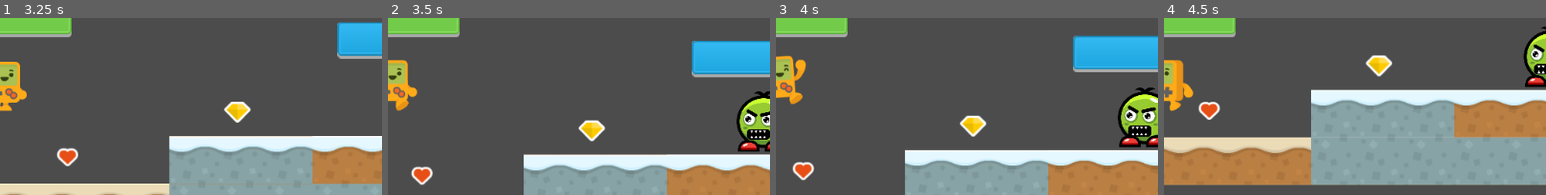
Above: before the commit, frames 1-4 (left to right).
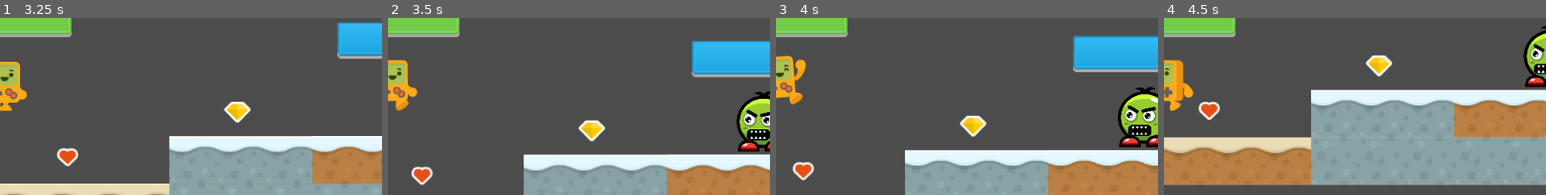
Above: after the commit, the same moments.

Repository: Boyquotes/platformer2d-sandbox
Game: Godot game, scene res://levels/DemoLevel.tscn
The game is run twice, just before and just after one commit, with the same random seed, the same clock (stepped at 60 frames per second) and the same inputs.
Inputs:
- Up to frame 1 (3.25 s): hold Q (block) 0.53-1.28 s; hold D (move_right) 0.53-2.03 s; tap R (attack) at 0.6, 1.55, 2.1, 3.05 s; tap Space (move_jump) at 0.77, 1.52, 3.02 s; tap Enter at 1.25 s; tap Q (block) at 1.35, 2.85 s; hold A (move_left) 2.03-2.78 s; hold Q (block) 2.03-2.78 s; hold D (move_right) from 2.78 s (still down)
- Up to frame 2 (3.5 s): keep holding D (move_right)
- Up to frame 3 (4 s): keep holding D (move_right); hold Q (block) from 3.53 s (still down); tap R (attack) at 3.6 s; tap Space (move_jump) at 3.77 s
- Up to frame 4 (4.5 s): release D (move_right) at 4.28 s; release Q (block) at 4.28 s; hold A (move_left) from 4.28 s (still down); tap Q (block) at 4.35 s
The pictures show only the part of the screen within x 50-100%, y 21-71%; the shares and areas given below are measured in that part.

Frame 1 is identical in both runs. In frame 2, 0.3% of the frame differs, in the area x 91-100%, y 41-73%; in frame 3, 0.4%, in the area x 90-100%, y 38-72%; in frame 4, 0.2%.

Commit message:
Refactored GreenMonsterEnemy as a child of Enemy

Diff:
--- a/objects/GreenMonsterEnemy.tscn
+++ b/objects/GreenMonsterEnemy.tscn
@@ -44,23 +44,17 @@
 
 [node name="AnimatedSprite" type="AnimatedSprite" parent="."]
 scale = Vector2( 0.2, 0.2 )
-frames = SubResource( 3 )
+frames = SubResource( 1 )
 animation = "idle"
-frame = 5
+frame = 4
 playing = true
 
 [node name="CollisionShape2D" type="CollisionShape2D" parent="."]
-shape = SubResource( 4 )
-
-[node name="DetectionRaycast" type="RayCast2D" parent="."]
-enabled = true
-cast_to = Vector2( -150, 0 )
+shape = SubResource( 2 )
 
 [node name="AttackRaycast" type="RayCast2D" parent="."]
 enabled = true
 cast_to = Vector2( -50, 0 )
-
-[node name="AttackTimer" type="Timer" parent="."]
 
 [node name="Healthbar" type="TextureProgress" parent="."]
 margin_left = -96.0
@@ -73,5 +67,3 @@
 __meta__ = {
 "_edit_use_anchors_": false
 }
-
-[connection signal="timeout" from="AttackTimer" to="." method="_on_AttackTimer_timeout"]
--- a/scripts/Enemy.gd
+++ b/scripts/Enemy.gd
@@ -10,6 +10,7 @@
 var health = 100
 var target: Player = null
 var motion: Vector2
+var is_moving: bool = false
 
 onready var DetectionRaycast: RayCast2D
 onready var AttackTimer:Timer
@@ -61,6 +62,7 @@
 	var direction = motion.direction_to(target.position) * speed
 	motion.x = -(direction.x)
 	motion.y = 0
+	is_moving = true
 	do_on_move()
 	move_and_slide(motion)
 
@@ -77,16 +79,14 @@
 	if DetectionRaycast.is_colliding():
 		var collider = DetectionRaycast.get_collider()
 		if collider is Player:
-
 			if not target:
 				var p = collider as Player
 				target = p
-
 			if AttackTimer.is_stopped():
 				AttackTimer.start()
+			if can_move and target:
+					chase_player(delta)
 	else:
 		target = null
 		AttackTimer.stop()
-
-	if can_move:
-		chase_player(delta)
+		is_moving = false
--- a/scripts/GreenMonsterEnemy.gd
+++ b/scripts/GreenMonsterEnemy.gd
@@ -1,70 +1,25 @@
-extends KinematicBody2D
+extends "res://scripts/Enemy.gd"
 
-
-export var speed = 50
-export var damage = 10
-
-
-var health = 100
-var target:Player = null
-var motion: Vector2
 var can_attack:bool = false
 
 onready var ASprite = $AnimatedSprite
-onready var DetectionRaycast = $DetectionRaycast
 onready var AttackRaycast = $AttackRaycast
-onready var AttackTimer = $AttackTimer
 onready var Healthbar = $Healthbar
 
-func follow_player(delta):
-	if not can_attack:
-		var direction = motion.direction_to(target.position) * speed
-		motion.x = -(direction.x)
-		motion.y = 0
-		move_and_slide(motion)
-		ASprite.play('walk')
-	else:
-		ASprite.play('idle')
+func do_on_attack():
+	if target:
+		if AttackRaycast.is_colliding():
+			var p = AttackRaycast.get_collider()
+			if p == target:
+				target.hurt(damage)
 
 
-func _physics_process(delta):
-	if DetectionRaycast.is_colliding():
-		var collider = DetectionRaycast.get_collider()
-		if collider is Player:
-			if not target:
-				target = collider as Player
-			follow_player(delta)
-	else:
-		target = null
-		ASprite.play('idle')
-
-	if AttackRaycast.is_colliding():
-		var collider = AttackRaycast.get_collider()
-		if collider == target:
-			can_attack = true
-			if AttackTimer.is_stopped():
-				AttackTimer.start()
-	else:
-		can_attack = false
-		AttackTimer.stop()
+func do_on_hurt():
+	Healthbar.value = health
 
 
-func attack():
-	target.hurt(damage)
-
-
-func _on_AttackTimer_timeout():
-	attack()
-
-
-func hurt(dmg):
-	if health >= dmg:
-		health -= dmg
-		Healthbar.value = health
-	else:
-		print('I dead')
-		queue_free()
-
-
-func _ready():
-	add_to_group('Enemies')
+#func do_on_move():
+#	if is_moving:
+#		ASprite.play('walk')
+#	else:
+#		ASprite.play('idle')
Not shown: 2 places in objects/GreenMonsterEnemy.tscn that only renumber resources
